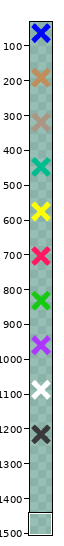
A pixel-art file gets an edit: Assets/Textures/Crosses.aseprite. Above, an overview of the earlier version with the close-up marked.
Close-up. Before:
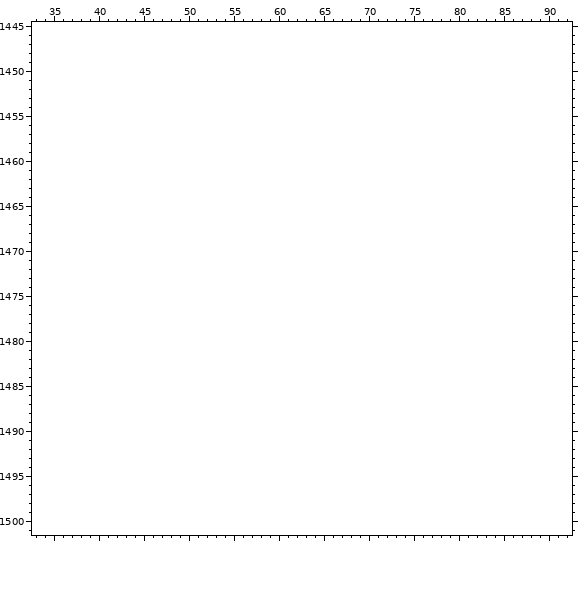
128x1280 pixels, 1 frame. Shown: x 33..92, y 1445..1501. The old version is drawn lined up with the new one, on the new canvas. The wide view leaves out empty margins. The commit also changed other parts of the picture, which this record leaves out.
Palette (. is transparent): 
Pixels before (only the part around the change), first column x 36:
1445 .........................................................
1446 .........................................................
1447 .........................................................
1448 .........................................................
1449 .........................................................
1450 .........................................................
1451 .........................................................
1452 .........................................................
1453 .........................................................
1454 .........................................................
1455 .........................................................
1456 .........................................................
1457 .........................................................
1458 .........................................................
1459 .........................................................
1460 .........................................................
1461 .........................................................
1462 .........................................................
1463 .........................................................
1464 .........................................................
1465 .........................................................
1466 .........................................................
1467 .........................................................
1468 .........................................................
1469 .........................................................
1470 .........................................................
1471 .........................................................
1472 .........................................................
1473 .........................................................
1474 .........................................................
1475 .........................................................
1476 .........................................................
1477 .........................................................
1478 .........................................................
1479 .........................................................
1480 .........................................................
1481 .........................................................
1482 .........................................................
1483 .........................................................
1484 .........................................................
1485 .........................................................
1486 .........................................................
1487 .........................................................
1488 .........................................................
1489 .........................................................
1490 .........................................................
1491 .........................................................
1492 .........................................................
1493 .........................................................
1494 .........................................................
1495 .........................................................
1496 .........................................................
1497 .........................................................
1498 .........................................................
New version:
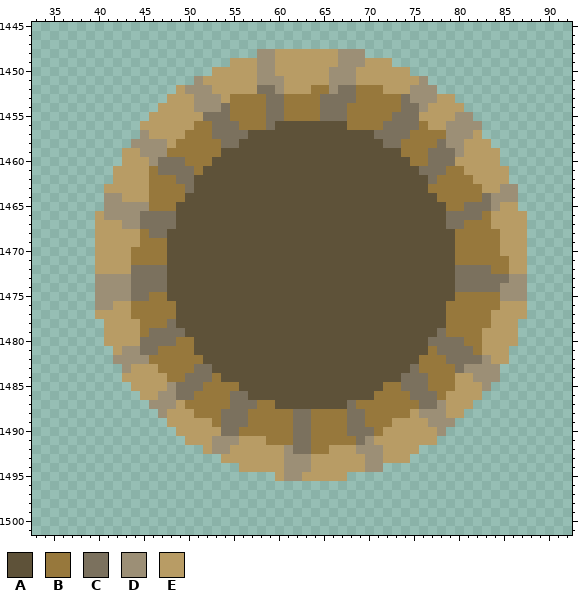
Colours new in this view: A #5e5239  B #97783c  C #7b715e  D #9c8f76  E #b89c65
What changed:
canvas 128x1280 -> 128x1536
Changed rows in their new state; - is an unchanged pixel.
first column x 40:
1448 ------------------DDEEEEEEEDDD------------------
1449 ---------------EEEDDEEEEEEEDDDEEE---------------
1450 -------------EEEEEDDEEEEEEDDDEEEEEE-------------
1451 -----------DEEEEEEDDDEEEEEDDDEEEEEEED-----------
1452 ---------EDDDEEEEECCDEEEBBDCCBBBEEEDDD----------
1453 --------EEEDDDEBBBBCCBBBBCCCCBBBBBCDDDEE--------
1454 -------EEEEDDDCBBBBCCBBBBCCCBBBBBBCCDEEEE-------
1455 ------EEEEEECCCBBBBCCBBBBCCCBBBBBCCCEEEEDD------
1456 -----EEEEEEBBCCCBBBCAAAAAAAABBBBCCCCBEEDDDD-----
1457 -----DEEEEBBBCCCCAAAAAAAAAAAAAACCCCBBBBDDDE-----
1458 ----DDDDEBBBBBCCAAAAAAAAAAAAAAAACCBBBBCDDEEE----
1459 ---EEDDDBBBBBBAAAAAAAAAAAAAAAAAAAABBBCCCDEEEE---
1460 ---EEEDCCCBBBAAAAAAAAAAAAAAAAAAAAAABBCCCEEEEE---
1461 --EEEEBCCCCBAAAAAAAAAAAAAAAAAAAAAAAACCCBBEEEEE--
1462 --EEEEBBBCCAAAAAAAAAAAAAAAAAAAAAAAAAACBBBBEEEE--
1463 -EEEEEBBBBCAAAAAAAAAAAAAAAAAAAAAAAAAABBBBBBEEDD-
1464 -DDEEEBBBBAAAAAAAAAAAAAAAAAAAAAAAAAAAABBBBBCDDD-
1465 -DDDDDBBBAAAAAAAAAAAAAAAAAAAAAAAAAAAAAABBCCCDEE-
1466 EDDDDCCCCAAAAAAAAAAAAAAAAAAAAAAAAAAAAAACCCCBEEEE
1467 EEEDDCCCCAAAAAAAAAAAAAAAAAAAAAAAAAAAAAACCBBBEEEE
1468 EEEEEBCCAAAAAAAAAAAAAAAAAAAAAAAAAAAAAAAABBBBBEEE
1469 EEEEEBBBAAAAAAAAAAAAAAAAAAAAAAAAAAAAAAAABBBBBEEE
1470 EEEEBBBBAAAAAAAAAAAAAAAAAAAAAAAAAAAAAAAABBBBBEEE
1471 EEEEBBBBAAAAAAAAAAAAAAAAAAAAAAAAAAAAAAAABBBBBBEE
1472 EEEECCCCAAAAAAAAAAAAAAAAAAAAAAAAAAAAAAAACCCCBBEE
1473 DDDDCCCCAAAAAAAAAAAAAAAAAAAAAAAAAAAAAAAACCCCCCDD
1474 DDDDCCCCAAAAAAAAAAAAAAAAAAAAAAAAAAAAAAAACCCCCDDD
1475 DDDDCCBBAAAAAAAAAAAAAAAAAAAAAAAAAAAAAAAABBBBBDDD
1476 DDEEBBBBBAAAAAAAAAAAAAAAAAAAAAAAAAAAAAABBBBBBEEE
1477 EEEEBBBBBAAAAAAAAAAAAAAAAAAAAAAAAAAAAAABBBBBEEEE
1478 -EEEEBBBCAAAAAAAAAAAAAAAAAAAAAAAAAAAAAABBBBBEEE-
1479 -EEEEBCCCCAAAAAAAAAAAAAAAAAAAAAAAAAAAACBBBBEEEE-
1480 -EEEECCCCBBAAAAAAAAAAAAAAAAAAAAAAAAAACCCCBBEEEE-
1481 --EDDCCBBBBAAAAAAAAAAAAAAAAAAAAAAAAAABCCCCBEEE--
1482 --DDDDBBBBBBAAAAAAAAAAAAAAAAAAAAAAAABBBCCCCDEE--
1483 ---DEEEBBBBCCAAAAAAAAAAAAAAAAAAAAAACBBBBCDDDD---
1484 ---EEEEEBBCCCBAAAAAAAAAAAAAAAAAAAACCCBBBEEDDD---
1485 ----EEEEDCCCBBBBAAAAAAAAAAAAAAAABBCCCBBBEEED----
1486 -----EEDDCCBBBBCCAAAAAAAAAAAAAABBBBCCCBEEEE-----
1487 ------DDDEBBBBBCCCBBAAAAAAAACBBBBBBBCCDEEE------
1488 -------DEEEBBBCCCBBBBBCCBBBBCCBBBBBEDDDEE-------
1489 --------EEEEEBCCCBBBBBCCBBBBCCBBBEEEEDDD--------
1490 ---------EEEEECCBBBBBBCCBBBBCCCBEEEEEED---------
1491 ----------EEEDDDEEEBBBCCBBBBBCDEEEEEEE----------
1492 ------------EDDEEEEEEDCCBBEEEDDDEEEE------------
1493 --------------EEEEEEEDDDEEEEEEDDEEE-------------
1494 ----------------EEEEEDDDEEEEEEDD----------------
1495 --------------------EDDEEEEE--------------------
Boxes around the changes in both close-ups, in picture pixels (x1, y1, x2, y2):
added: (95, 49, 527, 481)
